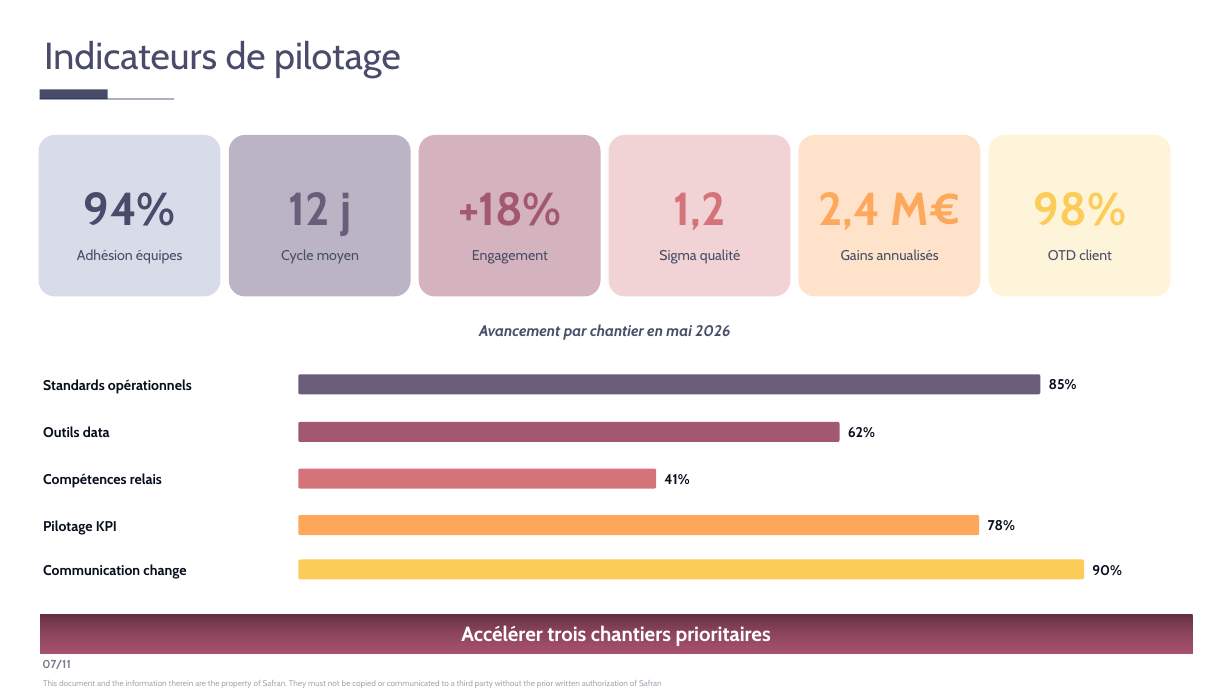
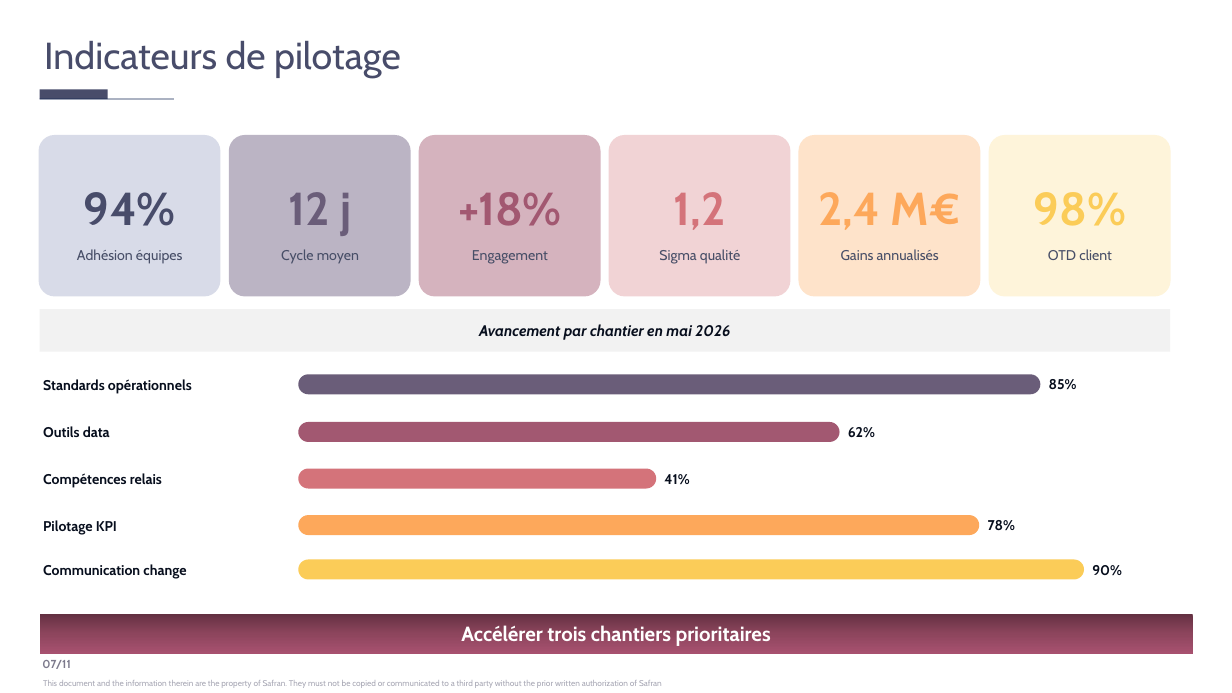
Before and after one commit to jpapasidero/Skill_Jessica_template_Claude, a slide deck: slide 7 of test_corretion_elements_graphiques.pptx. Drawn at 1232x693 pixels with LibreOffice and Linux fonts; fonts in the diff are those of the drawing. Boxes give left, top, right and bottom in pixels: in the first picture for what was removed or moved away, otherwise in the second. Text is boxed around its words. In the diff, an @@ line names an element or a change of style, - is before the commit and + after.

```diff
--- a/test_corretion_elements_graphiques.pptx
+++ b/test_corretion_elements_graphiques.pptx
@@ text "Avancement par chantier en mai ..." at [479, 324, 730, 340]: text colour #474E67 to #070E1D @@
@@ rectangle added at [40, 310, 1171, 352], fill #F2F2F2 @@
@@ proportions changed in 5 elements at [299, 374, 1041, 395], [299, 422, 840, 443], [299, 469, 656, 489], [299, 515, 980, 535], [299, 560, 1084, 580] @@
```
Also in this commit, not shown: 2 other slides changed, 8 other files.
